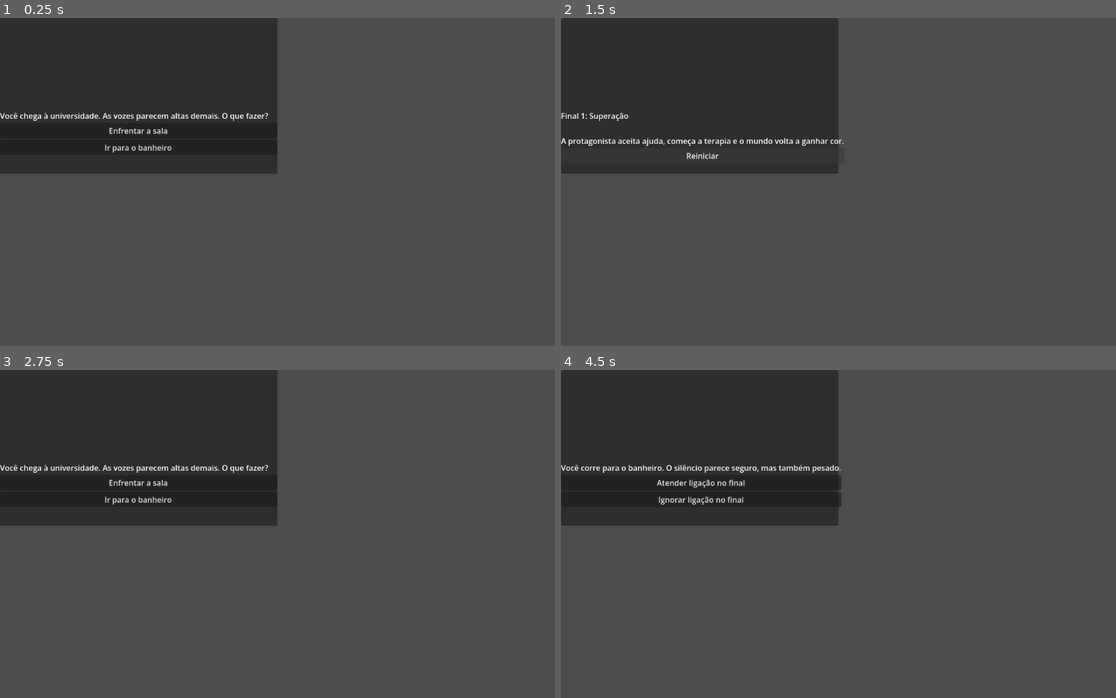
Above: before the commit, frames 1-4 (two rows, left to right).
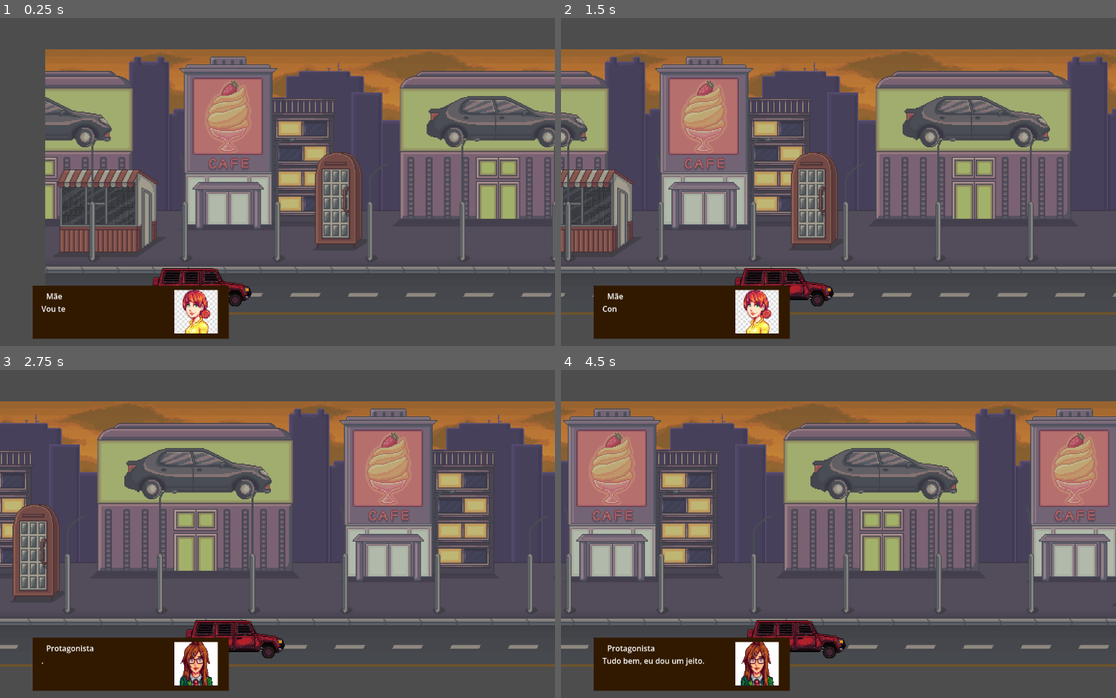
Above: after the commit, the same moments.

Repository: carlamiranda/jogo-narak
Game: Godot game, scene res://scenes/CenaInicial.tscn
Same seed, same stepped clock (60 frames per second), same inputs: the game is played once before the commit and once after it. Before the commit the project starts from res://scenes/Main.tscn.
Inputs (mouse positions are in pixels of both pictures, inside the frame that each line leads up to):
- Up to frame 1 (0.25 s): no input
- Up to frame 2 (1.5 s): click (699, 129) at 0.5 s, where only the run before the commit has a clickable "Enfrentar a sala"; click (749, 129) at 1.25 s, where only the run before the commit has a clickable "Continuar"
- Up to frame 3 (2.75 s): click (144, 507) at 2 s, where only the run before the commit has a clickable "Reiniciar"
- Up to frame 4 (4.5 s): click (699, 497) at 2.75 s, where only the run before the commit has a clickable "Ir para o banheiro"; move the mouse to (960, 517) at 3.52 s; click (960, 517) at 3.67 s; move the mouse to (727, 550) at 4.27 s; click (727, 550) at 4.42 s

The runs differ from the first frame. In frame 1, 52% of the frame differs, in the area x 0-100%, y 0-98%; in frame 2, 52%; in frame 3, 50%; in frame 4, 54%.

Commit message:
Conecta cutscene as escolhas

Diff:
--- a/project.godot
+++ b/project.godot
@@ -11,7 +11,7 @@
 [application]
 
 config/name="EntreEmoções"
-run/main_scene="uid://dhuwwsh7atsis"
+run/main_scene="uid://ekns5nv833c7"
 config/features=PackedStringArray("4.6", "GL Compatibility")
 config/icon="res://icon.svg"
 
--- a/scenes/CaixaDialogo.tscn
+++ b/scenes/CaixaDialogo.tscn
@@ -1,6 +1,6 @@
 [gd_scene format=3 uid="uid://surnoqokqfb0"]
 
-[ext_resource type="Script" uid="uid://bk1uchx0kl11n" path="res://scenes/caixa_dialogo.gd" id="1_4sg81"]
+[ext_resource type="Script" uid="uid://c28bmoch0or14" path="res://scripts/caixa_dialogo.gd" id="1_4sg81"]
 
 [sub_resource type="StyleBoxFlat" id="StyleBoxFlat_2j70v"]
 bg_color = Color(0.19043362, 0.09674131, 0, 1)
--- a/scenes/CenaInicial.tscn
+++ b/scenes/CenaInicial.tscn
@@ -1,13 +1,13 @@
 [gd_scene format=3 uid="uid://ekns5nv833c7"]
 
 [ext_resource type="Texture2D" uid="uid://dsmhhf2uiw5ly" path="res://sprites/stardew-valley-bus-thumb-728x410.jpg" id="1_l6nae"]
-[ext_resource type="Script" uid="uid://cqpc5n6l5xqb" path="res://scenes/CenaInicial.gd" id="1_x4jvx"]
+[ext_resource type="Script" uid="uid://dj35v2balfsja" path="res://scripts/CenaInicial.gd" id="1_x4jvx"]
 [ext_resource type="Texture2D" uid="uid://u3t8y83wtd5u" path="res://sprites/city/Sky_pale2.png" id="3_sxhgq"]
 [ext_resource type="Texture2D" uid="uid://botn303abs7yo" path="res://sprites/city/road&lamps_pale.png" id="4_1n5w2"]
 [ext_resource type="Texture2D" uid="uid://cn7bbfmq0hx03" path="res://sprites/city/houses33_pale.png" id="5_1vt1a"]
 [ext_resource type="Texture2D" uid="uid://dure08w6uqa8f" path="res://sprites/city/houded2_pale.png" id="6_r3eru"]
 [ext_resource type="Texture2D" uid="uid://bgxpq4q8dt7rw" path="res://sprites/city/minishop&callbox_pale.png" id="7_3oshh"]
-[ext_resource type="Script" uid="uid://e7se4yrx5nc2" path="res://scenes/cars.gd" id="8_1n5w2"]
+[ext_resource type="Script" uid="uid://b3lyw3f4nwpey" path="res://scripts/cars.gd" id="8_1n5w2"]
 [ext_resource type="Texture2D" uid="uid://8kc752vm27b1" path="res://sprites/things/car.png" id="8_h7xyq"]
 [ext_resource type="PackedScene" uid="uid://surnoqokqfb0" path="res://scenes/CaixaDialogo.tscn" id="10_1vt1a"]
 
--- a/scenes/caixa_dialogo.gd
+++ b/scripts/caixa_dialogo.gd
@@ -36,7 +36,7 @@
 	if fala_atual < falas.size():
 		exibir_fala()
 	else:
-		queue_free() # Fecha o diálogo ao acabar
+		get_tree().change_scene_to_file("res://scenes/Main.tscn") # Fecha o diálogo ao acabar
 
 func _on_letter_timer_timeout():
 	if texto_label.visible_ratio < 1:
Renamed: scenes/CenaInicial.gd -> scripts/CenaInicial.gd
Not shown, added: scripts/CenaInicial.gd.uid
Not shown, added: scripts/caixa_dialogo.gd.uid
Renamed: scenes/cars.gd -> scripts/cars.gd
Not shown, added: scripts/cars.gd.uid
